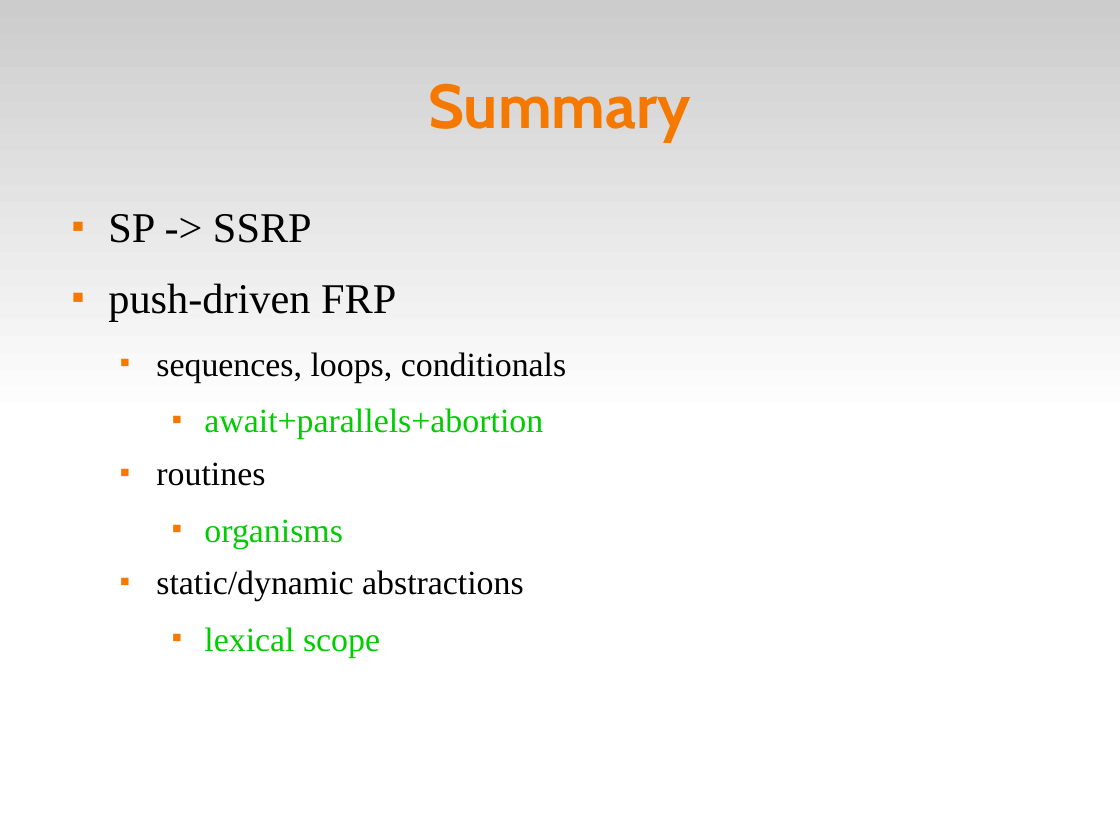
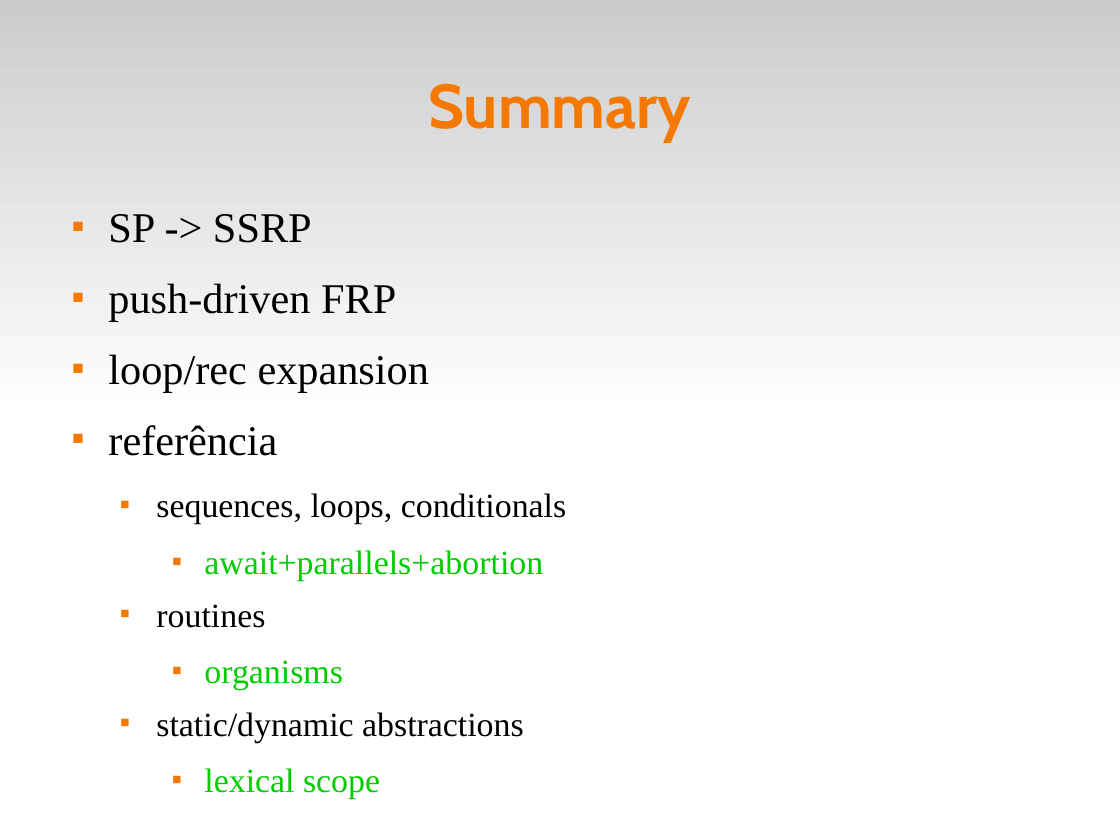
Before and after one commit to fsantanna-no/ceu-docs, a slide deck: slide 18 of ceu_curryon.odp. Drawn at 1120x840 pixels with LibreOffice and Linux fonts; fonts in the diff are those of the drawing. Boxes give left, top, right and bottom in pixels: in the first picture for what was removed or moved away, otherwise in the second. Text is boxed around its words. In the diff, an @@ line names an element or a change of style, - is before the commit and + after.

```diff
--- a/ceu_curryon.odp
+++ b/ceu_curryon.odp
@@ text at box(108, 354, 429, 456): paragraphs added @@
+■ loop/rec expansion
+■ referência
```
Also in this commit, not shown: 8 other slides changed.
